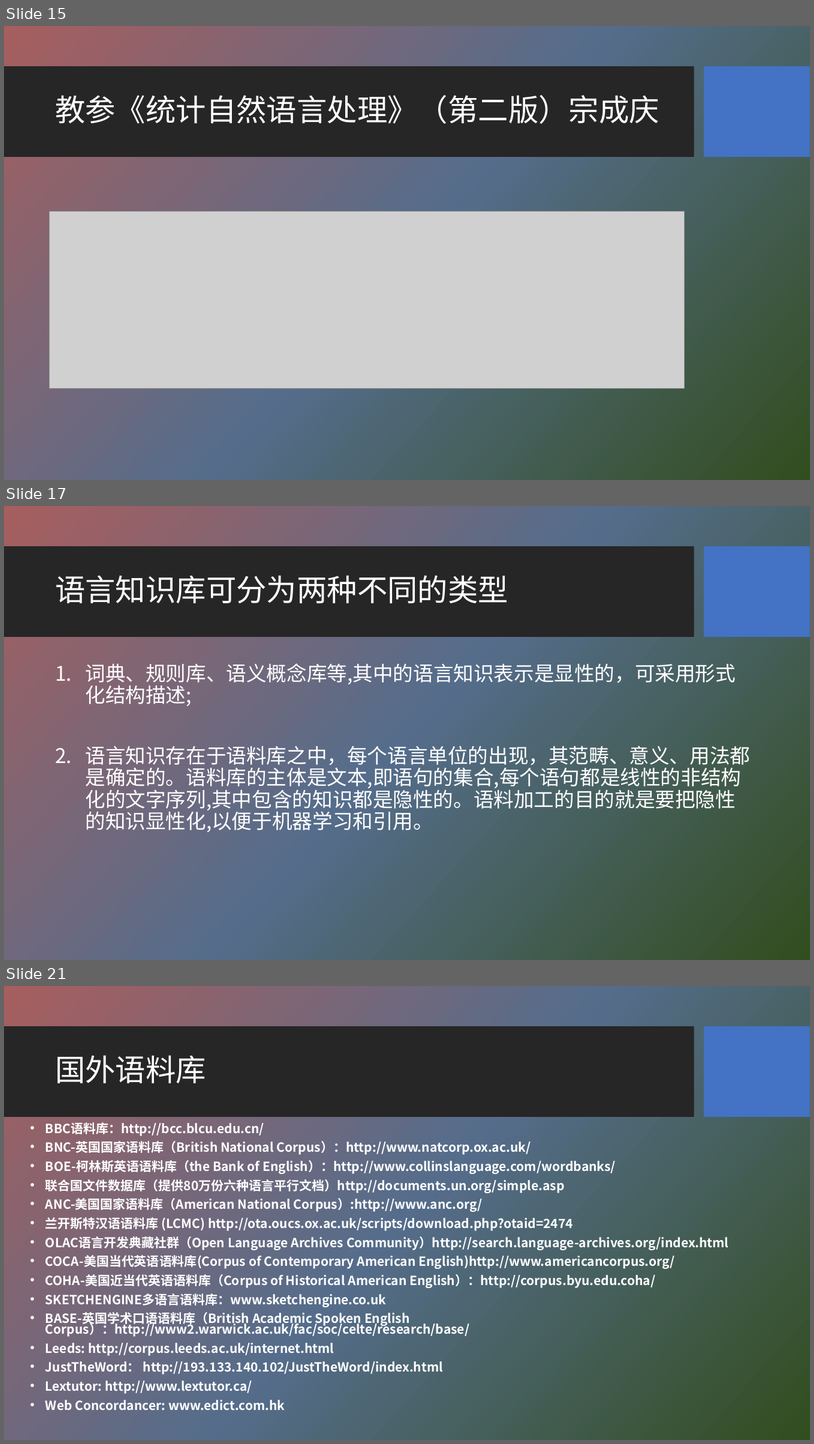
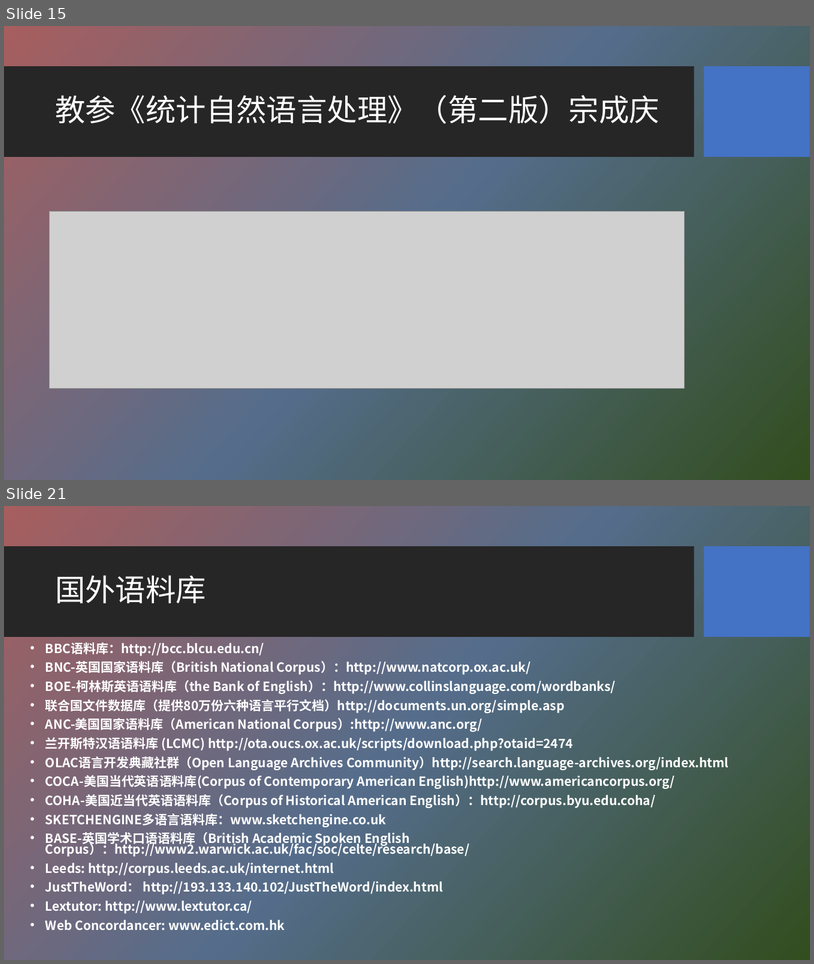
Before and after one commit to HBU/NLP_PPT, a slide deck: PPT-2020/ch02 语料库与词汇知识库.pptx. Shown one above the other, each under a label of ours: slides 15, 17 and 21 before the commit, slides 15 and 21 after it; the slides between them are not shown. The pictures are 814x1444 and 814x964 pixels, drawn with LibreOffice and Linux fonts; fonts in the diff are those of the drawing; grey boxes stand for pictures; background and template pictures are left out. Boxes give left, top, right and bottom in pixels: in the first picture for what was removed or moved away, otherwise in the second. Text is boxed around its words. In the diff, an @@ line names an element or a change of style, - is before the commit and + after.

```diff
--- a/PPT-2020/ch02 语料库与词汇知识库.pptx
+++ b/PPT-2020/ch02 语料库与词汇知识库.pptx
@@ slide 17 removed at bbox=[4, 506, 810, 960], background picture (left out); not listed: 2 template elements that a slide beside it also shows @@
@@ title removed at bbox=[55, 575, 509, 603] @@
-语言知识库可分为两种不同的类型
@@ text removed at bbox=[85, 663, 750, 832] @@
-1. 词典、规则库、语义概念库等,其中的语言知识表示是显性的，可采用形式化结构描述;
-2. 语言知识存在于语料库之中，每个语言单位的出现，其范畴、意义、用法都是确定的。语料库的主体是文本,即语句的集合,每个语句都是线性的非结构化的文字序列,其中包含的知识都是隐性的。语料加工的目的就是要把隐性的知识显性化,以便于机器学习和引用。
```
Also in this commit, not shown: 10 slides changed, 2 slides added.
